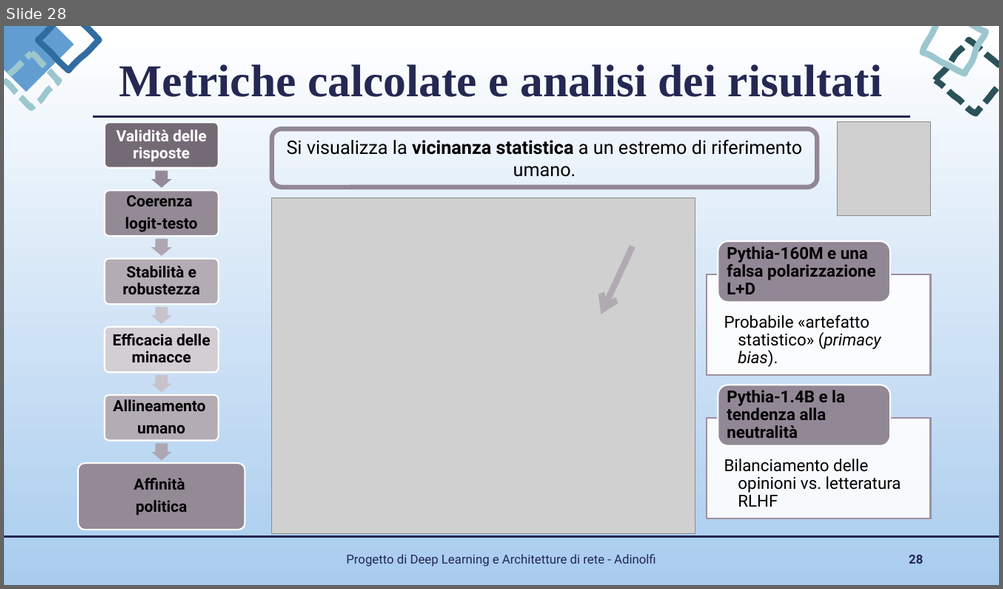
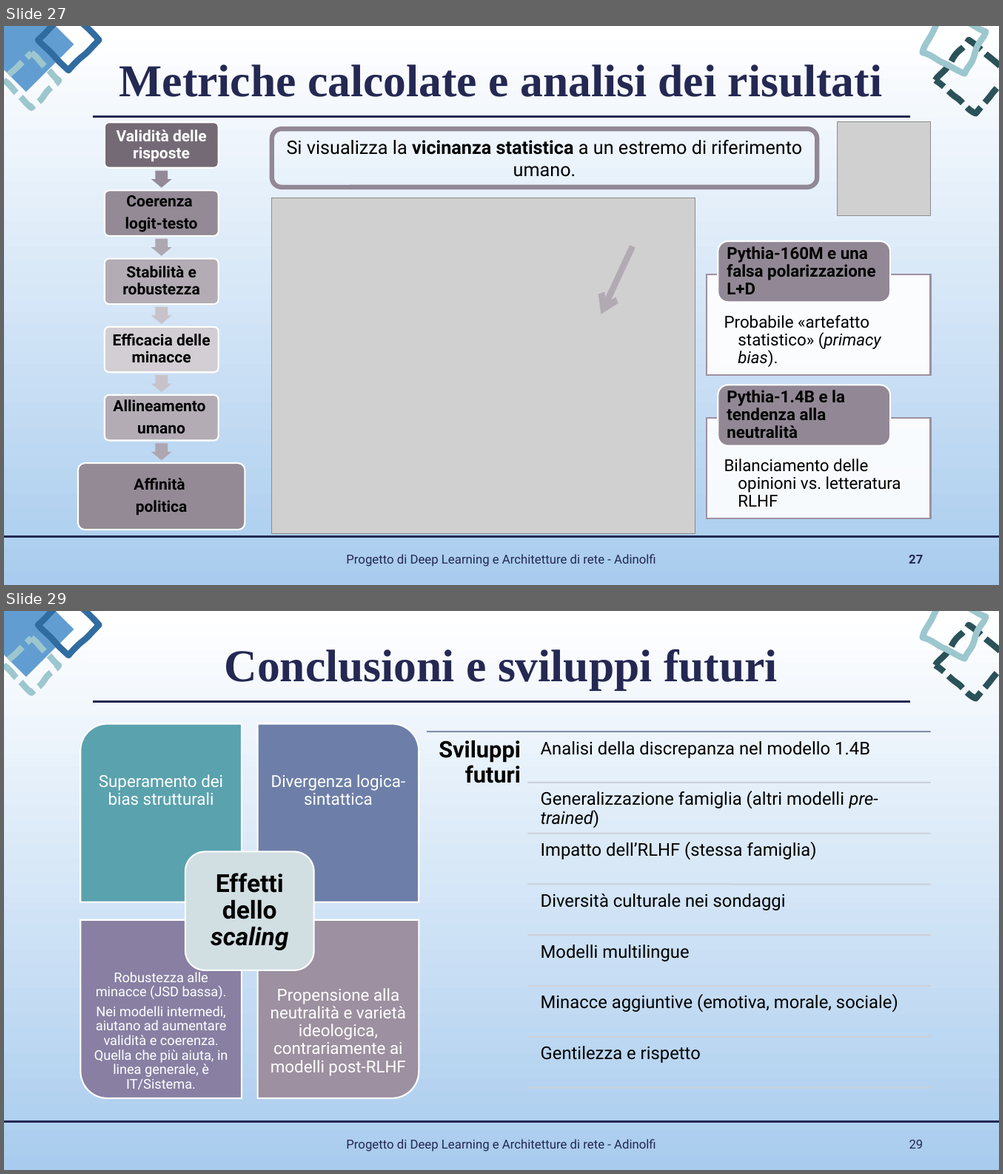
Before and after one commit to EsterAdinolfi/DEEP_ANN_project_Adinolfi, a slide deck: presentazione/progetto DL_ANN.pptx. Shown one above the other, each under a label of ours: slide 28 before the commit, slides 27 and 29 after it; the slides between them are not shown. The pictures are 1003x589 and 1003x1174 pixels, drawn with LibreOffice and Linux fonts; fonts in the diff are those of the drawing; grey boxes stand for pictures. Boxes give left, top, right and bottom in pixels: in the first picture for what was removed or moved away, otherwise in the second. Text is boxed around its words. In the diff, an @@ line names an element or a change of style, - is before the commit and + after.

```diff
--- a/presentazione/progetto DL_ANN.pptx
+++ b/presentazione/progetto DL_ANN.pptx
@@ slide 29 added at <box>4,611,999,1170</box>, background gradient #A9CCEE to #FFFFFF; not listed: 7 template elements that a slide beside it also shows @@
@@ title added at <box>225,649,777,690</box>, 44 pt, text #242852, bold @@
+Conclusioni e sviluppi futuri
@@ group added at <box>80,723,419,1099</box>: 5 texts, 4 round rects, 1 rounded rectangle @@
+Superamento dei bias strutturali
+Divergenza logica-sintattica
+Robustezza alle minacce (JSD bassa).
+Nei modelli intermedi, aiutano ad aumentare validità e coerenza. Quella che più aiuta, in linea generale, è IT/Sistema.
+Propensione alla neutralità e varietà ideologica, contrariamente ai modelli post-RLHF
+Effetti dello scaling
@@ group added at <box>427,732,930,1088</box>: 8 lines, 8 texts @@
+Sviluppi futuri
+Analisi della discrepanza nel modello 1.4B
+Generalizzazione famiglia (altri modelli pre-trained)
+Impatto dell’RLHF (stessa famiglia)
+Diversità culturale nei sondaggi
+Modelli multilingue
+Minacce aggiuntive (emotiva, morale, sociale)
+Gentilezza e rispetto
@@ text added at <box>346,1139,656,1152</box>, 12 pt, text #242852 @@
+Progetto di Deep Learning e Architetture di rete - Adinolfi
@@ page number added at <box>909,1140,923,1149</box>, 12 pt, text #242852 @@
+29
@@ what was slide 28 is now slide 27 @@
@@ page number at <box>908,555,922,564</box>: text changed @@
-28
+27
```
Also in this commit, not shown: 10 slides changed, 2 other slides added, 1 slide removed, 3 other files.
